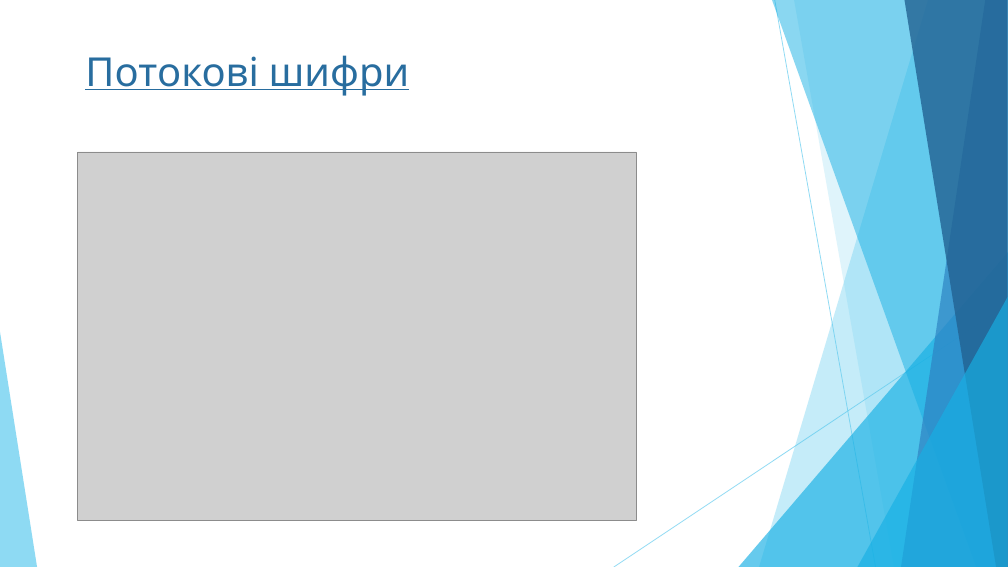
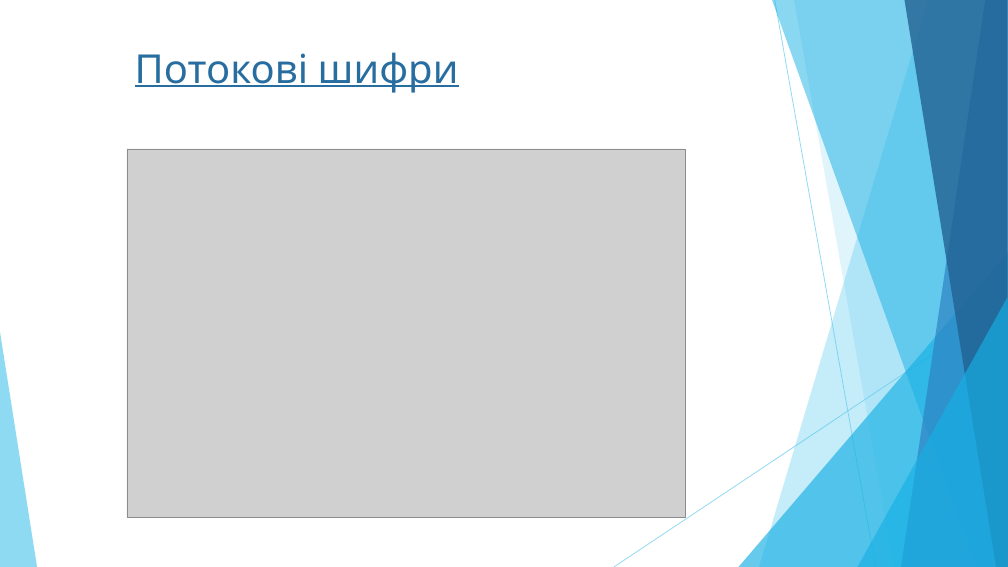
Before and after one commit to yarikpo/MAN-2019-2020-chat, a slide deck: slide 4 of prez/emty.pptx. Drawn at 1008x567 pixels with LibreOffice and Linux fonts; fonts in the diff are those of the drawing; grey boxes stand for pictures. Boxes give left, top, right and bottom in pixels: in the first picture for what was removed or moved away, otherwise in the second. Text is boxed around its words. In the diff, an @@ line names an element or a change of style, - is before the commit and + after.

```diff
--- a/prez/emty.pptx
+++ b/prez/emty.pptx
@@ title "Потокові шифри": place and size @@
-title "Потокові шифри" at [85,55,410,96]
+title "Потокові шифри" at [135,52,459,93]
@@ picture: place and size @@
-picture at [78,152,637,521]
+picture at [127,149,686,518]
```
Also in this commit, not shown: 4 other slides changed, 1 slide added, 2 slides removed.
